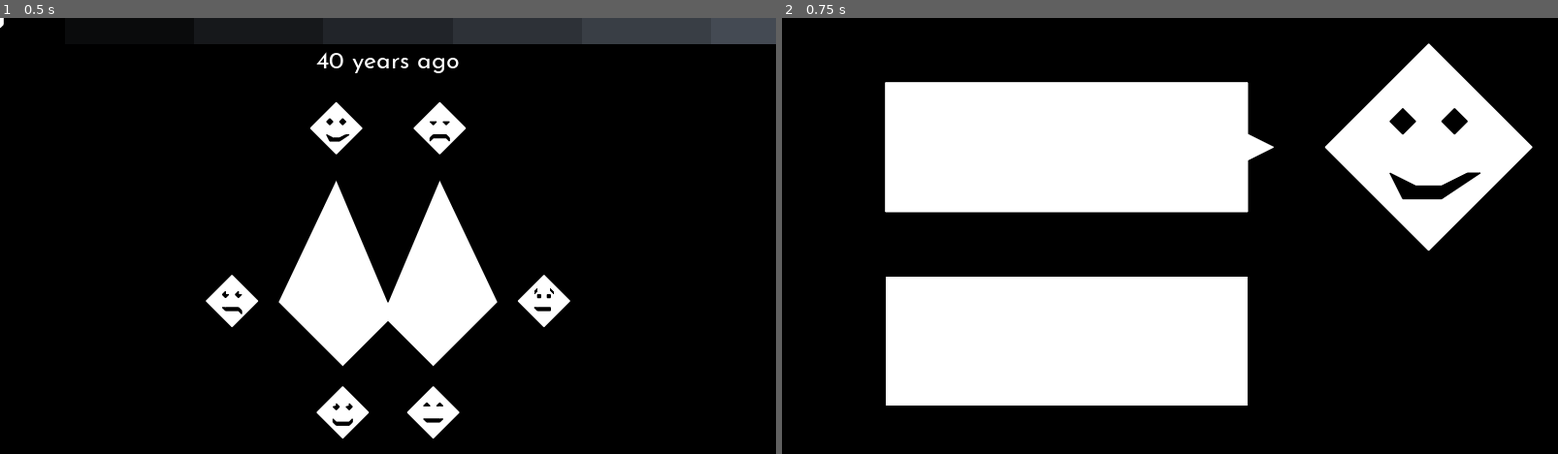
Above: before the commit, frames 1-2 (left to right).
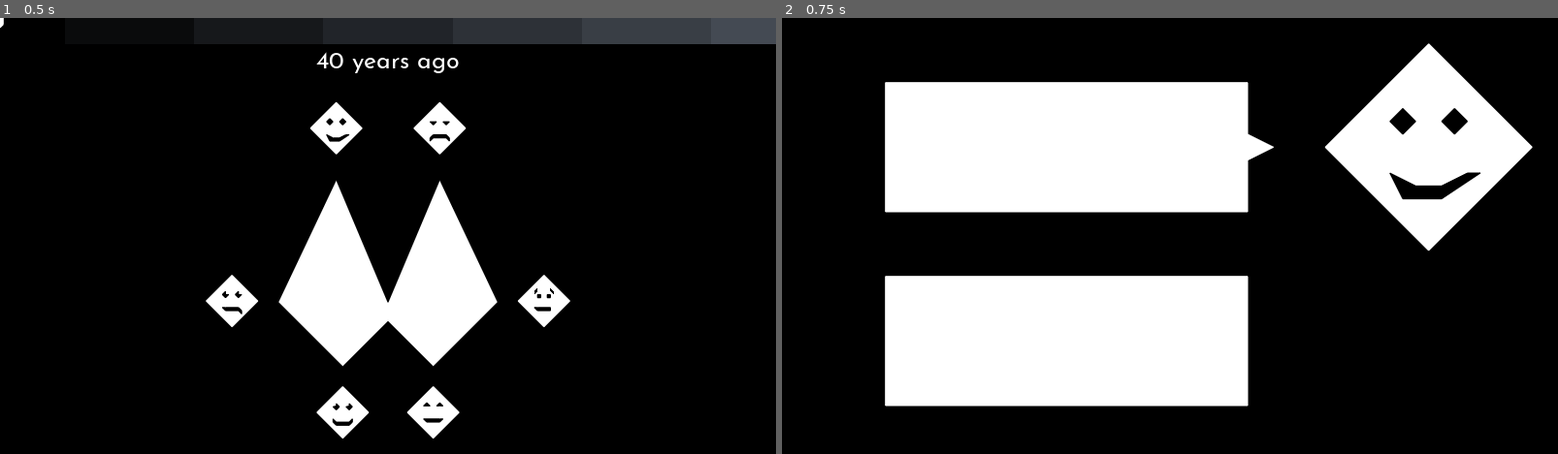
Above: after the commit, the same moments.

Repository: TidB/a-survey-in-a-small-town
Game: Godot game, scene res://start.tscn
Two runs of this game, one before a commit and one after it. Both use one fixed random seed, a clock stepped at 60 frames per second and the inputs below.
Inputs (mouse positions are in pixels of both pictures, inside the frame that each line leads up to):
- Up to frame 1 (0.5 s): no input
- Up to frame 2 (0.75 s): tap Enter at 0.5 s; move the mouse to (1115, 127) at 0.52 s; click (1115, 127) at 0.67 s

Frame 1 is identical in both runs. In frame 2, 0.3% of the frame differs, in the area x 13-61%, y 59-90%.

Commit message:
Proper fading

Diff:
--- a/interview.gd
+++ b/interview.gd
@@ -51,13 +51,16 @@
 	for line in dialogue[str(time)]:
 		if line[0] in [Action.PLAYER, Action.PERSON]:
 			var box
+			var tween
 			if line[0] == Action.PLAYER:
 				box = $PlayerSpeech
+				tween = $TweenPlayer
 			elif line[0] == Action.PERSON:
 				box = $PersonSpeech
+				tween = $TweenPerson
 
-			$Tween.interpolate_method(box, "set_percent_visible", 0.0, 1.0, 0.3, Tween.TRANS_LINEAR, Tween.EASE_IN_OUT)
-			$Tween.start()
+			tween.interpolate_method(box, "set_percent_visible", 0.0, 1.0, 0.3, Tween.TRANS_LINEAR, Tween.EASE_IN_OUT)
+			tween.start()
 
 			box.bbcode_text = line[1]
 
@@ -67,16 +70,16 @@
 			timer.start(reading_time)
 			yield(timer, "timeout")
 
-			$Tween.interpolate_method(box, "set_percent_visible", 1.0, 0.0, 0.1, Tween.TRANS_LINEAR, Tween.EASE_IN_OUT)
-			$Tween.start()
+			tween.interpolate_method(box, "set_percent_visible", 1.0, 0.0, 0.1, Tween.TRANS_LINEAR, Tween.EASE_IN_OUT)
+			tween.start()
 		elif line[0] == Action.FADE:
-			$Tween2.interpolate_property($Fade, "color", Color(0, 0, 0, 0), Color(0, 0, 0, 1), 0.5, Tween.TRANS_LINEAR, Tween.EASE_IN_OUT)
-			$Tween2.start()
+			$TweenFade.interpolate_property($Fade, "color", Color(0, 0, 0, 0), Color(0, 0, 0, 1), 0.5, Tween.TRANS_LINEAR, Tween.EASE_IN_OUT)
+			$TweenFade.start()
 
-			yield($Tween2, "tween_completed")
+			yield($TweenFade, "tween_completed")
 
-			$Tween2.interpolate_property($Fade, "color", Color(0, 0, 0, 1), Color(0, 0, 0, 0), 0.5, Tween.TRANS_LINEAR, Tween.EASE_IN_OUT)
-			$Tween2.start()
+			$TweenFade.interpolate_property($Fade, "color", Color(0, 0, 0, 1), Color(0, 0, 0, 0), 0.5, Tween.TRANS_LINEAR, Tween.EASE_IN_OUT)
+			$TweenFade.start()
 
 			timer.start(1)
 			yield(timer, "timeout")
--- a/interview.tscn
+++ b/interview.tscn
@@ -59,6 +59,7 @@
 
 [node name="PlayerSpeechBackground" type="Polygon2D" parent="."]
 position = Vector2( 0, -64 )
+antialiased = true
 polygon = PoolVector2Array( 256, 704, 256, 1024, 1152, 1024, 1152, 704 )
 
 [node name="PlayerSpeech" type="RichTextLabel" parent="."]
@@ -74,9 +75,11 @@
 "_edit_use_anchors_": false
 }
 
-[node name="Tween" type="Tween" parent="."]
+[node name="TweenPerson" type="Tween" parent="."]
 
-[node name="Tween2" type="Tween" parent="."]
+[node name="TweenPlayer" type="Tween" parent="."]
+
+[node name="TweenFade" type="Tween" parent="."]
 
 [node name="Fade" type="Polygon2D" parent="."]
 color = Color( 0, 0, 0, 0 )
Not shown, changed: dialogue/emily.txt
Not shown, changed: dialogue/mary.txt
